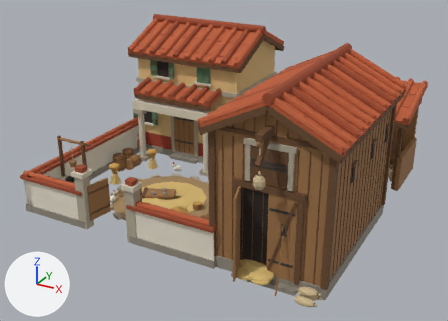
Renders of the Blender file Blender/Gutshof.blend from each side of a commit.
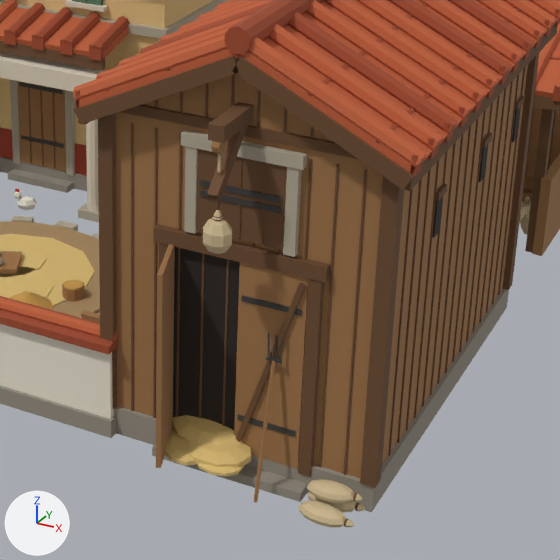
Each version is shown whole from a 50 mm lens placed at (3.14, -5.91, 3.33), pointed at (0.01, -0.22, 0.48), then close up on the part from 37% to 91% of the width and 25% to 100% of the height. Lighting does not change. The marker at lower left points along +X, +Y and +Z. The first two pictures are the older version.

Objects in the first close-up: 'Gutshof_0'.
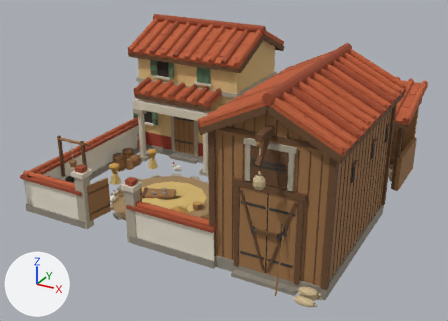
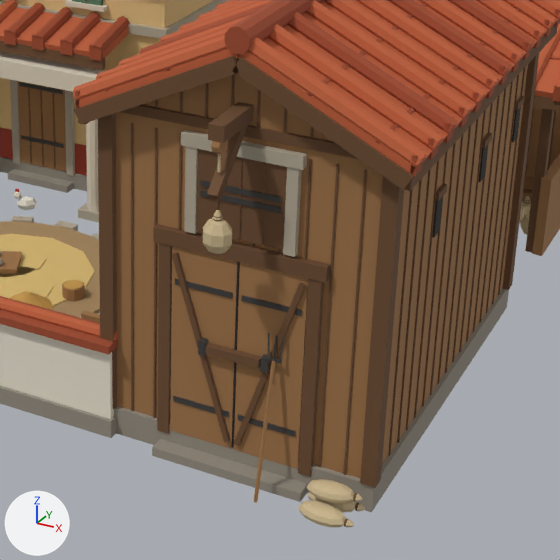
Boxes (x1, y1, x2, y2) around the edits, measured in the close-ups (560 x 560 px; the box of a moved part takes in the faces that stretch with it):
part 1 of me_gutshof_0, added
    after: (171, 253, 230, 442)
part 2 of me_gutshof_0, added
    after: (173, 396, 229, 417)
part 3 of me_gutshof_0, added
    after: (175, 278, 233, 298)
part 4 of me_gutshof_0, added
    after: (231, 262, 239, 448)
part 5 of me_gutshof_0, added (brown)
    after: (206, 343, 261, 368)
part 6 of me_gutshof_0, added
    after: (198, 337, 208, 356)
part 7 of me_gutshof_0, deleted
    before: (184, 441, 251, 467)
part 8 of me_gutshof_0, deleted
    before: (165, 430, 195, 466)
part 9 of me_gutshof_0, deleted
    before: (197, 463, 243, 477)
part 10 of me_gutshof_0, deleted
    before: (172, 415, 242, 445)
part 11 of me_gutshof_0, moved or reshaped
    before: (156, 244, 308, 469)
    after: (170, 246, 308, 469)

Diff of the bpy script that builds the scene:
```diff
--- a/Blender/Gutshof.blend.py
+++ b/Blender/Gutshof.blend.py
@@ me_gutshof_0 @@
 # used by ob_gutshof_0; location = (0.0, 0.0, 0.0)
-me_gutshof_0.from_pydata(...)  # 8570 vertices, 6853 faces; spans x -1.82..1.84, y -1.78..1.77, z -0.01..1.84
+me_gutshof_0.from_pydata(...)  # 8458 vertices, 6695 faces; spans x -1.82..1.84, y -1.76..1.77, z -0.01..1.84
+# me_gutshof_0 part 1: the loose piece of 8 vertices spanning x 1.17..1.43, y -1.54..-1.51, z 0.13..0.89 is copied, and the copy is turned 180 degrees about the z axis through its middle, then moved by (-0.28, 0.0, 0.0); it spans x 0.89..1.15, y -1.54..-1.51, z 0.13..0.89
+# me_gutshof_0 part 2: a new loose piece, a box spanning x 0.9..1.14, y -1.528..-1.522, z 0.239..0.261, in mat_eisen (dark grey #3d3b38)
+# me_gutshof_0 part 3: a new loose piece, a box spanning x 0.9..1.14, y -1.528..-1.522, z 0.759..0.781, in mat_eisen (dark grey #3d3b38)
+# me_gutshof_0 part 4: a new loose piece, a box spanning x 1.157..1.163, y -1.526..-1.52, z 0.105..0.915, in mat_innenraum (black #29211c)
+# me_gutshof_0 part 5: a new loose piece, a box spanning x 1.05..1.27, y -1.555..-1.525, z 0.509..0.544, in mat_holzdunkel (brown #6b4a2e)
+# me_gutshof_0 part 6: a new loose piece, a box spanning x 1.018..1.043, y -1.552..-1.517, z 0.497..0.557, in mat_eisen (dark grey #3d3b38)
+# me_gutshof_0 part 7: the loose piece of 42 vertices spanning x 0.96..1.26, y -1.69..-1.45, z 0.07..0.16 is deleted
+# me_gutshof_0 part 8: the loose piece of 42 vertices spanning x 0.9..1.1, y -1.71..-1.51, z 0.08..0.13 is deleted
+# me_gutshof_0 part 9: the loose piece of 42 vertices spanning x 1.07..1.25, y -1.72..-1.56, z 0.08..0.12 is deleted
+# me_gutshof_0 part 10: the loose piece of 42 vertices spanning x 0.88..1.2, y -1.63..-1.33, z 0.07..0.19 is deleted
+# me_gutshof_0 part 11
+# 8 vertices are removed from x 0.87..0.97, y -1.78..-1.51, z 0.1..0.92
+# 18 faces are deleted
+# 5 vertices move within x 1.16..1.3, y -1.55..-1.5, z 0.1..0.92
+# 16 vertices are added at x 0.89..1.3, y -1.55..-1.5, z 0.1..0.92
+# 11 new faces join them, mat_holz (brown #9e7347)
+# 13 new faces join them, mat_eisen (dark grey #3d3b38)
 me_gutshof_0.materials.append(mat_putzocker)
```
